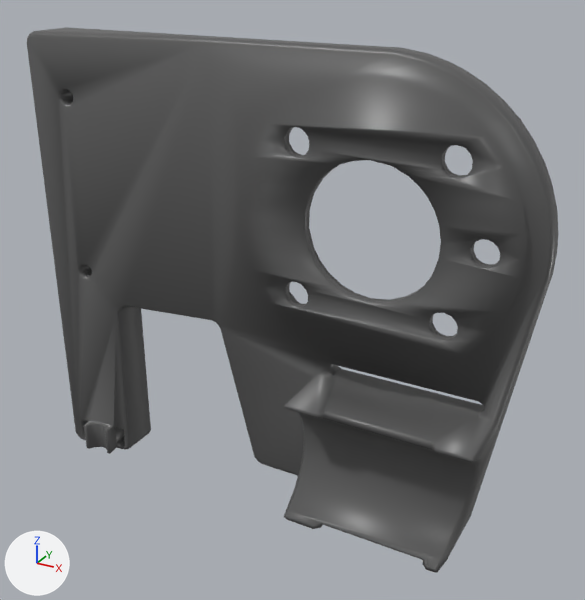
An edit to the OBJ model phoebe_mujoco_config/description/assets/full/ich-005_realsense_cable_mount_corr/ich-005_realsense_cable_mount_corr.obj, drawn before and after from the same camera.
Rendered twice from a 50 mm camera at (2.54, -6.06, 2.22) aimed at (-0.75, -0.08, -0.77). The axes (+X, +Y, +Z) are drawn at lower left. The lights are the same throughout. The picture after the commit comes second. Where no turn or scale is listed for an object, it has been applied to the vertices.

Objects in the first picture: 'ich-005_realsense_cable_mount_corr'.
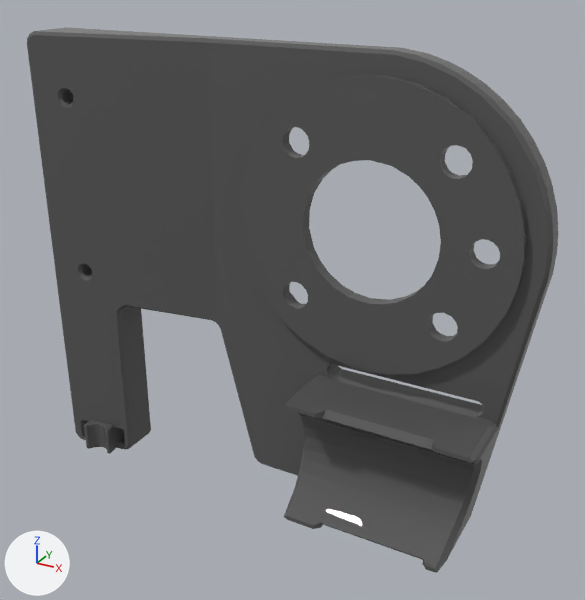
Boxes (x1, y1, x2, y2) around the edits, measured in the pictures (585 x 600 px):
'ich-005_realsense_cable_mount_corr', recoloured, shading changed
    both: (27, 27, 556, 573)

What changed in the scene script:
```text
Add mat_mtl_m30:
    mat_mtl_m30 = principled_material('mtl_m30')
    mat_mtl_m30.base_color = (0.102, 0.102, 0.102)  # dark grey #5a5a5a
    mat_mtl_m30.roughness = 0.0
Change me_ich_005_realsense_cable_mount_corr:
    where me_ich_005_realsense_cable_mount_corr.from_pydata(...)  # 799 vertices, 1638 faces; spans x -3.5..1.48, y -0.66..0.2, z -3.02..1.48
    used by ob_ich_005_realsense_cable_mount_corr; location = (0.0, 0.0, 0.0)
    remove me_ich_005_realsense_cable_mount_corr.materials.append(mat_new_mat_color_021)  # dark grey #5a5a5a
    me_ich_005_realsense_cable_mount_corr part 1: all faces are now shaded flat (1638 of 1638 changed)
    add me_ich_005_realsense_cable_mount_corr.materials.append(mat_mtl_m30)  # dark grey #5a5a5a
```
